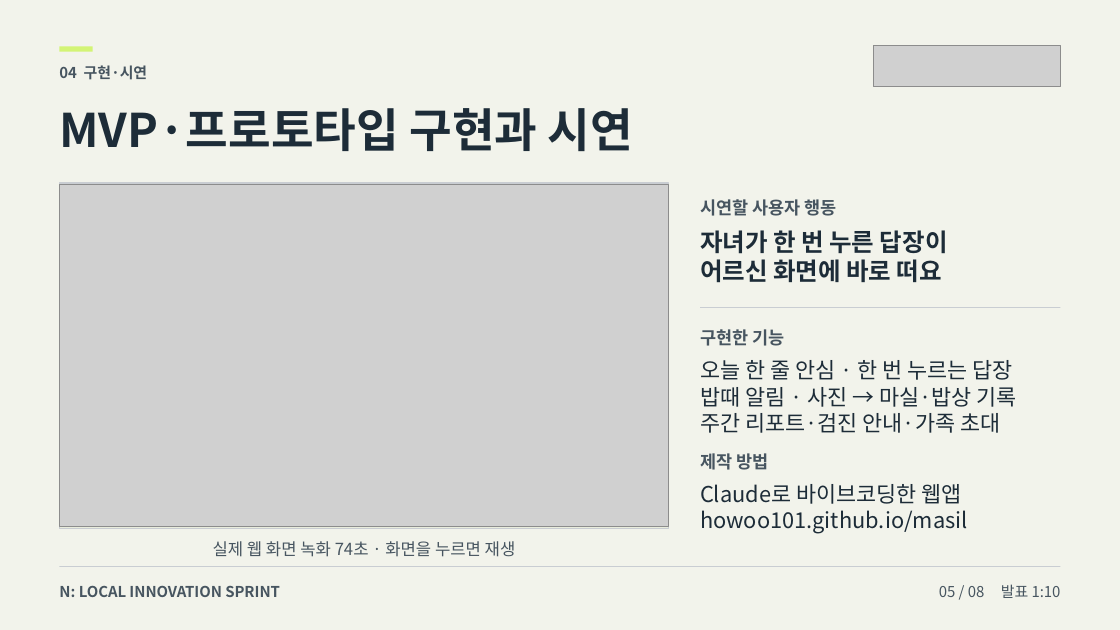
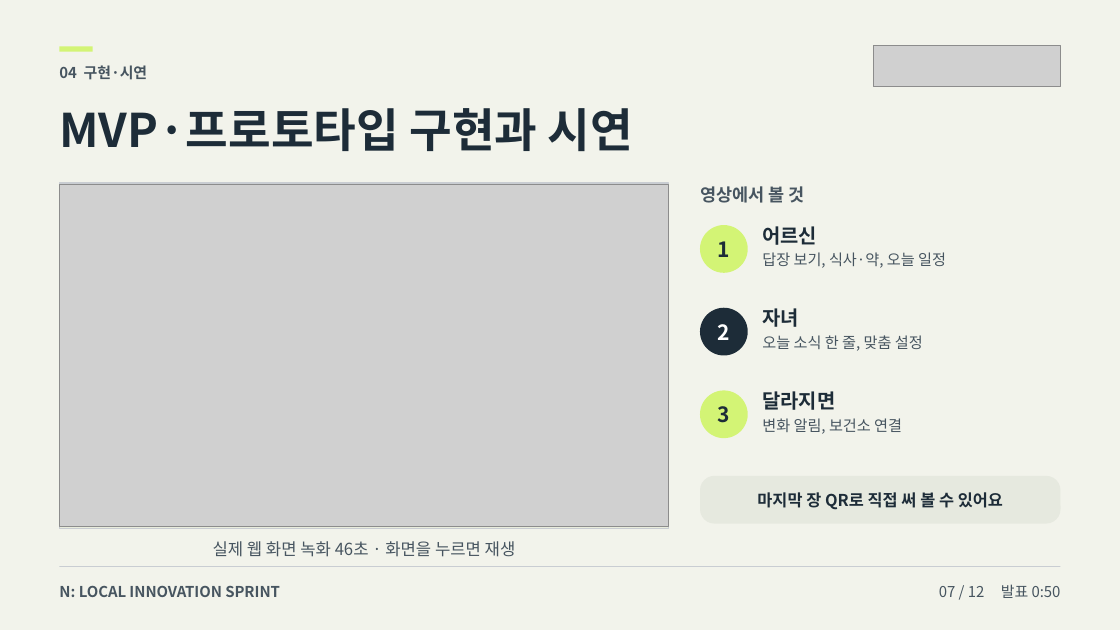
Before and after one commit to howoo101/masil, a slide deck: slide 7 of files/pitch-deck.pptx (slide 5 before the commit). Drawn at 1120x630 pixels with LibreOffice and Linux fonts; fonts in the diff are those of the drawing; grey boxes stand for pictures. Boxes give left, top, right and bottom in pixels: in the first picture for what was removed or moved away, otherwise in the second. Text is boxed around its words. In the diff, an @@ line names an element or a change of style, - is before the commit and + after.

```diff
--- a/files/pitch-deck.pptx
+++ b/files/pitch-deck.pptx
@@ text removed at (700,199,836,216) @@
-시연할 사용자 행동
@@ text added at (700,183,804,206), 15 pt, text #475560, bold @@
+영상에서 볼 것
@@ text removed at (700,230,948,283) @@
-자녀가 한 번 누른 답장이
-어르신 화면에 바로 떠요
@@ ellipse added at (700,225,748,273), fill #D3F475 @@
@@ text added at (762,226,817,245), 17 pt, text #1D2C38, bold @@
+어르신
@@ text added at (718,241,730,257), 18 pt, text #1D2C38, bold @@
+1
@@ text added at (762,252,946,268), 13 pt, text #475560 @@
+답장 보기, 식사·약, 오늘 일정
@@ rectangle removed at (700,308,1060,308) @@
@@ text removed at (700,329,784,346) @@
-구현한 기능
@@ ellipse added at (700,308,748,355), fill #1D2C38 @@
@@ text added at (718,324,730,340), 18 pt, text #FFFFFF, bold @@
+2
@@ text added at (762,308,799,327), 17 pt, text #1D2C38, bold @@
+자녀
@@ text added at (762,335,923,351), 13 pt, text #475560 @@
+오늘 소식 한 줄, 맞춤 설정
@@ text removed at (700,360,1017,433) @@
-오늘 한 줄 안심 · 한 번 누르는 답장
-밥때 알림 · 사진 → 마실·밥상 기록
-주간 리포트·검진 안내·가족 초대
@@ ellipse added at (700,391,748,439), fill #D3F475 @@
@@ text added at (718,406,730,423), 18 pt, text #1D2C38, bold @@
+3
@@ text added at (762,391,835,410), 17 pt, text #1D2C38, bold @@
+달라지면
@@ text added at (762,418,902,434), 13 pt, text #475560 @@
+변화 알림, 보건소 연결
@@ text removed at (700,453,768,470) @@
-제작 방법
@@ rounded rectangle added at (700,476,1060,523), fill #E6E9DF @@
@@ text removed at (700,484,968,534) @@
-Claude로 바이브코딩한 웹앱
-howoo101.github.io/masil
@@ text added at (757,489,1003,511), 14 pt, text #1D2C38, bold @@
+마지막 장 QR로 직접 써 볼 수 있어요
@@ text at (213,541,516,557): text changed @@
-실제 웹 화면 녹화 74초 · 화면을 누르면 재생
+실제 웹 화면 녹화 46초 · 화면을 누르면 재생
@@ text at (939,584,1061,598): text changed @@
-05 / 08 발표 1:10
+07 / 12 발표 0:50
```
Also in this commit, not shown: 7 other slides changed, 4 slides added, 11 other files.
